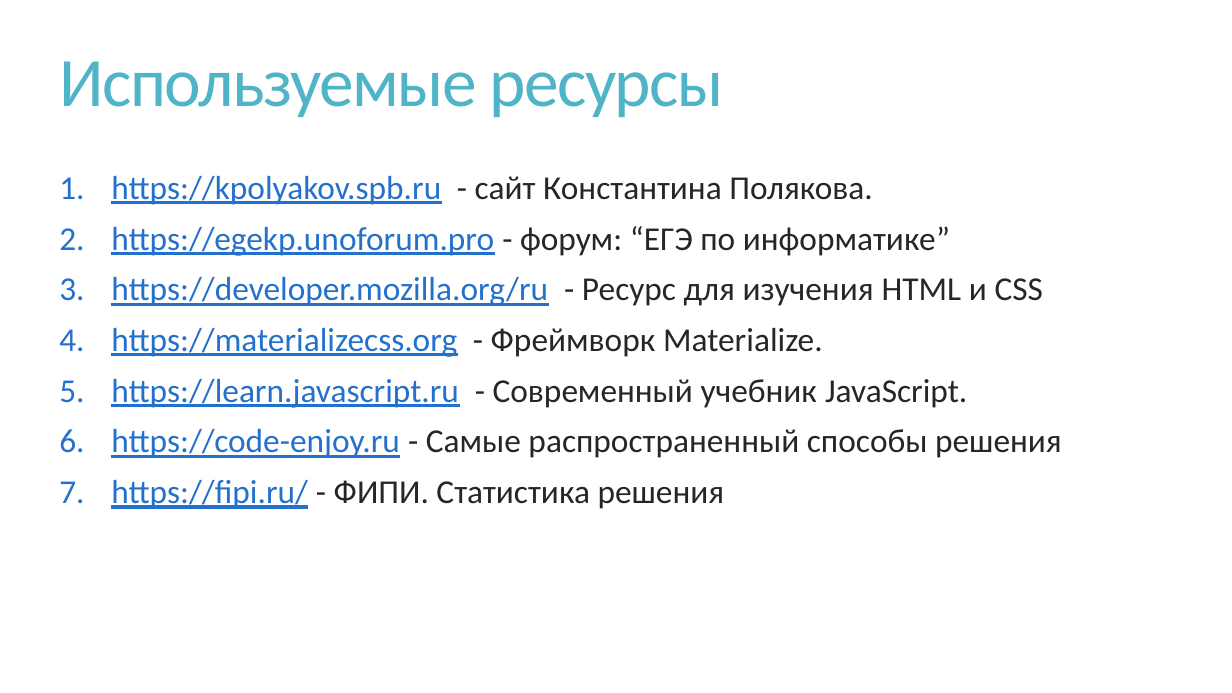
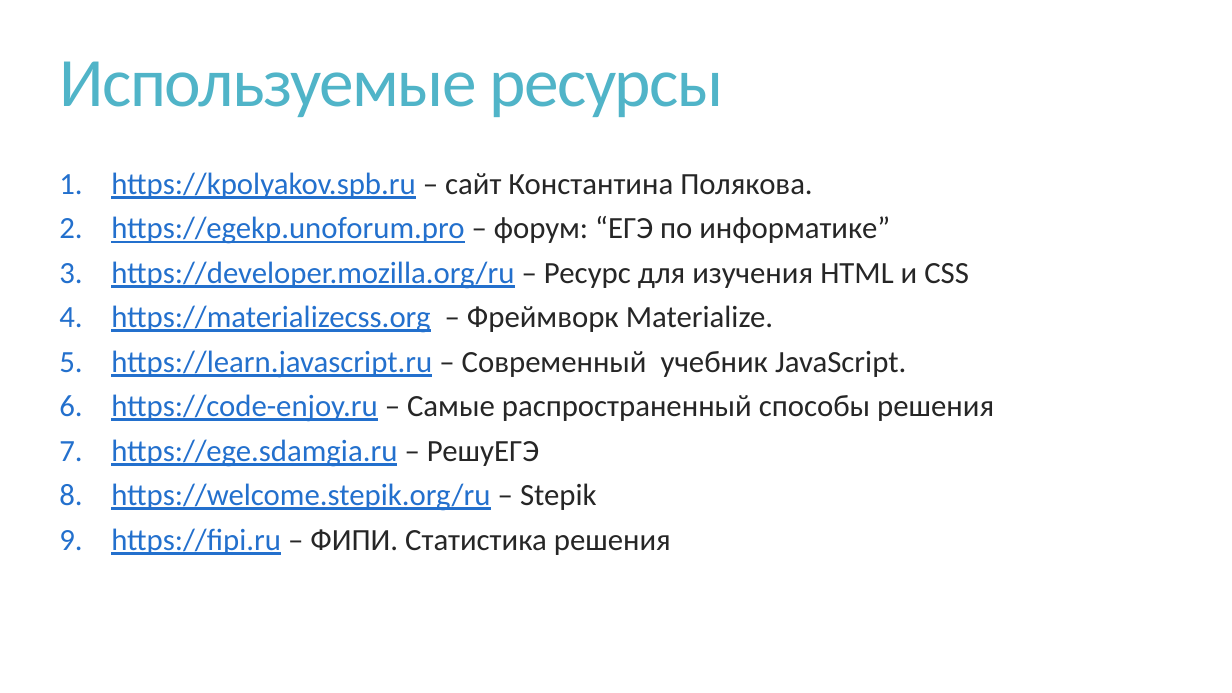
Before and after one commit to VladPetrov3/School_Project_EGE, a slide deck: slide 17 of Теория игр.pptx. Drawn at 1232x693 pixels with LibreOffice and Linux fonts; fonts in the diff are those of the drawing. Boxes give left, top, right and bottom in pixels: in the first picture for what was removed or moved away, otherwise in the second. Text is boxed around its words. In the diff, an @@ line names an element or a change of style, - is before the commit and + after.

```diff
--- a/Теория игр.pptx
+++ b/Теория игр.pptx
@@ text at (111,172,994,555): text changed; size 26 to 24.1 pt; text colour #262626 to #2370CD @@
-1. https://kpolyakov.spb.ru - сайт Константина Полякова.
-2. https://egekp.unoforum.pro - форум: “ЕГЭ по информатике”
-3. https://developer.mozilla.org/ru - Ресурс для изучения HTML и CSS
-4. https://materializecss.org - Фреймворк Materialize.
-5. https://learn.javascript.ru - Современный учебник JavaScript.
-6. https://code-enjoy.ru - Самые распространенный способы решения
-7. https://fipi.ru/ - ФИПИ. Статистика решения
+1. https://kpolyakov.spb.ru – сайт Константина Полякова.
+2. https://egekp.unoforum.pro – форум: “ЕГЭ по информатике”
+3. https://developer.mozilla.org/ru – Ресурс для изучения HTML и CSS
+4. https://materializecss.org – Фреймворк Materialize.
+5. https://learn.javascript.ru – Современный учебник JavaScript.
+6. https://code-enjoy.ru – Самые распространенный способы решения
+7. https://ege.sdamgia.ru – РешуЕГЭ
+8. https://welcome.stepik.org/ru – Stepik
+9. https://fipi.ru – ФИПИ. Статистика решения
```
Also in this commit, not shown: 1 other file.
